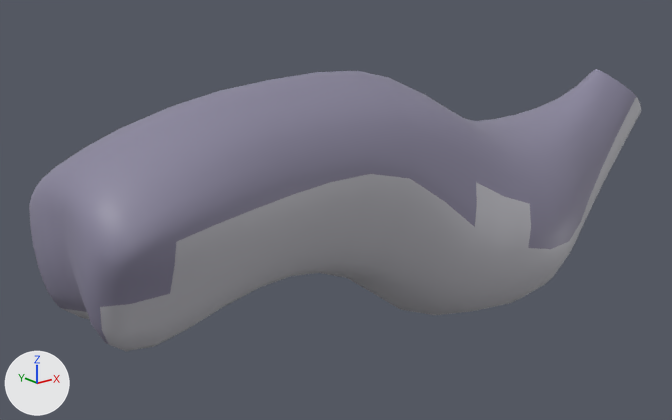
Renders of the FBX model Assets/Assets Blender/Creatures Part/Base#2.fbx from each side of a commit.
One viewpoint serves both versions: a camera (50 mm lens) standing at (-2.82, -3.72, 1.55) and looking at (0.35, 0.24, -0.03). Every picture has the same lights, and +X, +Y and +Z are marked at lower left.

The first picture shows 'Base#2'.
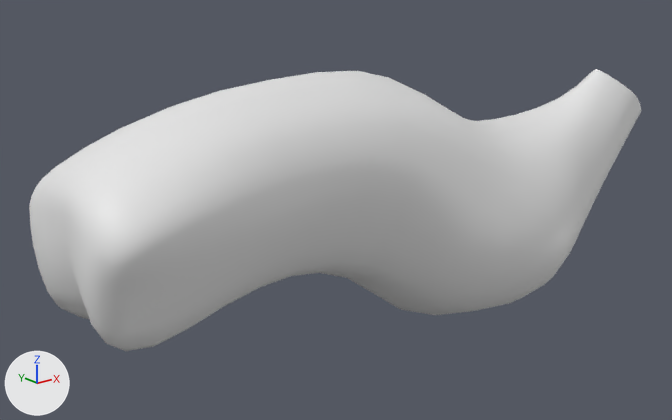
Changed parts and their boxes (x1, y1, x2, y2) in the pictures (672 x 420 px):
```json
{"part": 1, "of": "me_mesh", "change": "recoloured", "before": [29, 69, 636, 344], "after": [29, 69, 636, 344], "on screen": "grey to white"}
{"part": 2, "of": "me_mesh", "change": "recoloured", "before": [61, 97, 641, 351], "after": [61, 97, 641, 351]}
```

Scene script edits in JSON lines:
```json
{"block": "me_mesh", "where": "me_mesh.from_pydata(...)  # 721 vertices, 704 faces; spans x -1.39..2.75, y -0.75..0.82, z -0.6..0.6"}
{"block": "me_mesh", "where": "# used by ob_base_2; location = (0.0, 0.0, 0.0); rotation_euler = (1.571, 0.0, 0.0), in degrees (90, 0, 0)"}
{"block": "me_mesh", "change": "me_mesh part 1: all 384 faces that had it switch from mat_body_1 (grey #8a869d) to no material"}
{"block": "me_mesh", "change": "me_mesh part 2: all 320 faces that had it switch from mat_body_2 (light grey #bebdc4) to no material"}
```
